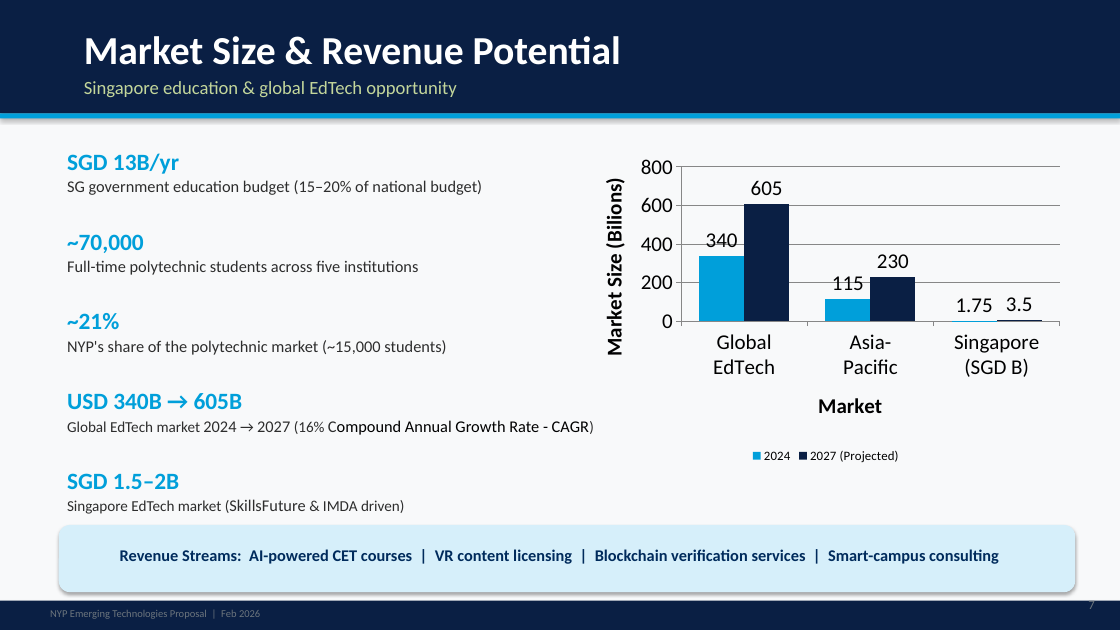
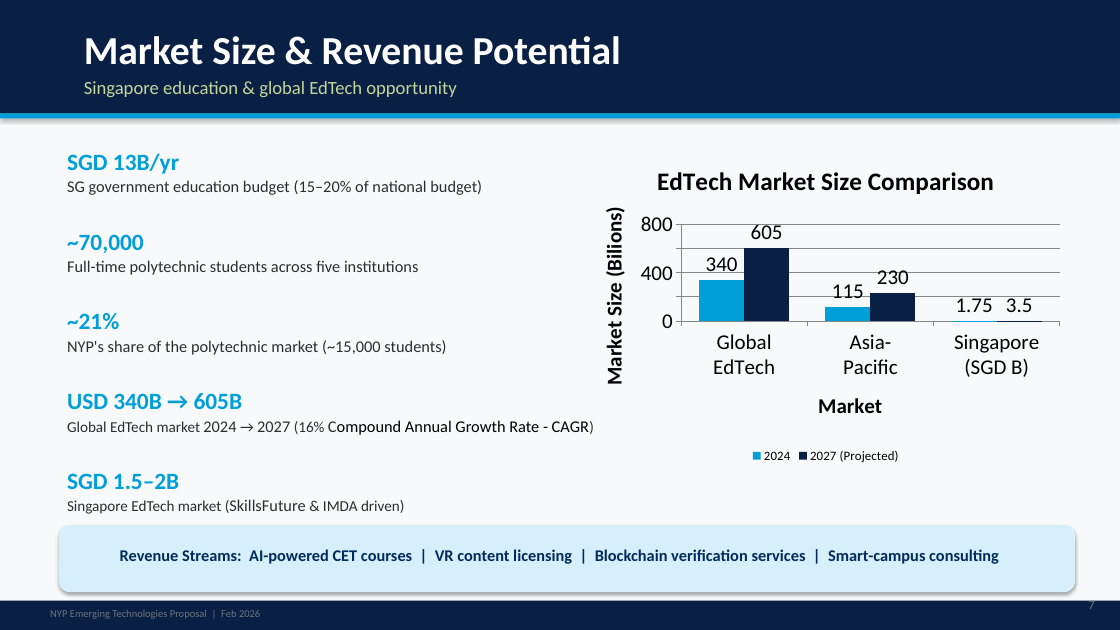
Before and after one commit to alanpaul1382-sketch/cc, a slide deck: slide 7 of Slides.pptx. Drawn at 1120x630 pixels with LibreOffice and Linux fonts; fonts in the diff are those of the drawing. Boxes give left, top, right and bottom in pixels: in the first picture for what was removed or moved away, otherwise in the second. Text is boxed around its words. In the diff, an @@ line names an element or a change of style, - is before the commit and + after.

```diff
--- a/Slides.pptx
+++ b/Slides.pptx
@@ column chart at (582,148,1070,467) @@
@@ title "EdTech Market Size Comparison" added @@
```
Also in this commit, not shown: 4 other slides changed, 1 other file.
